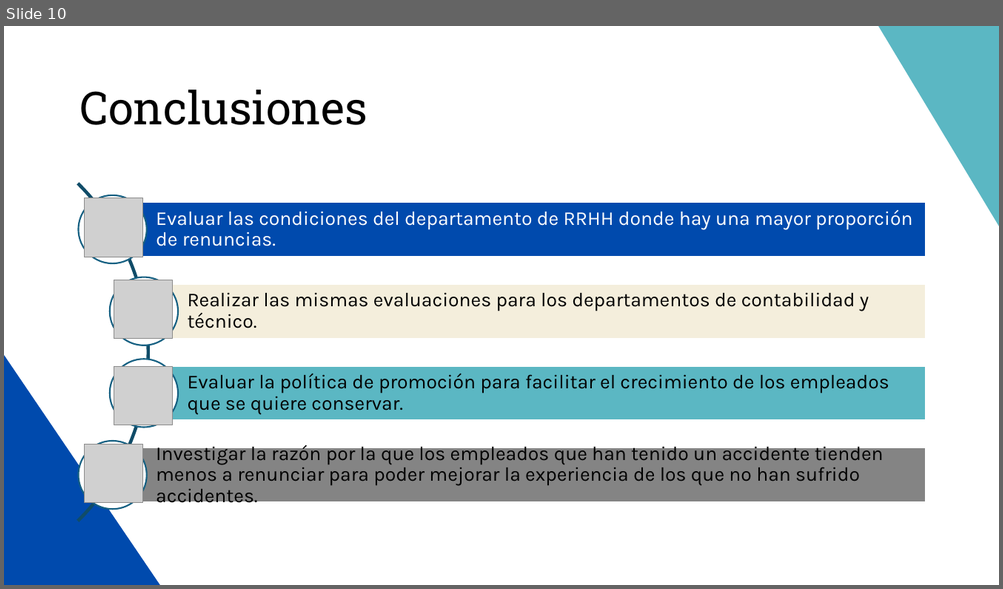
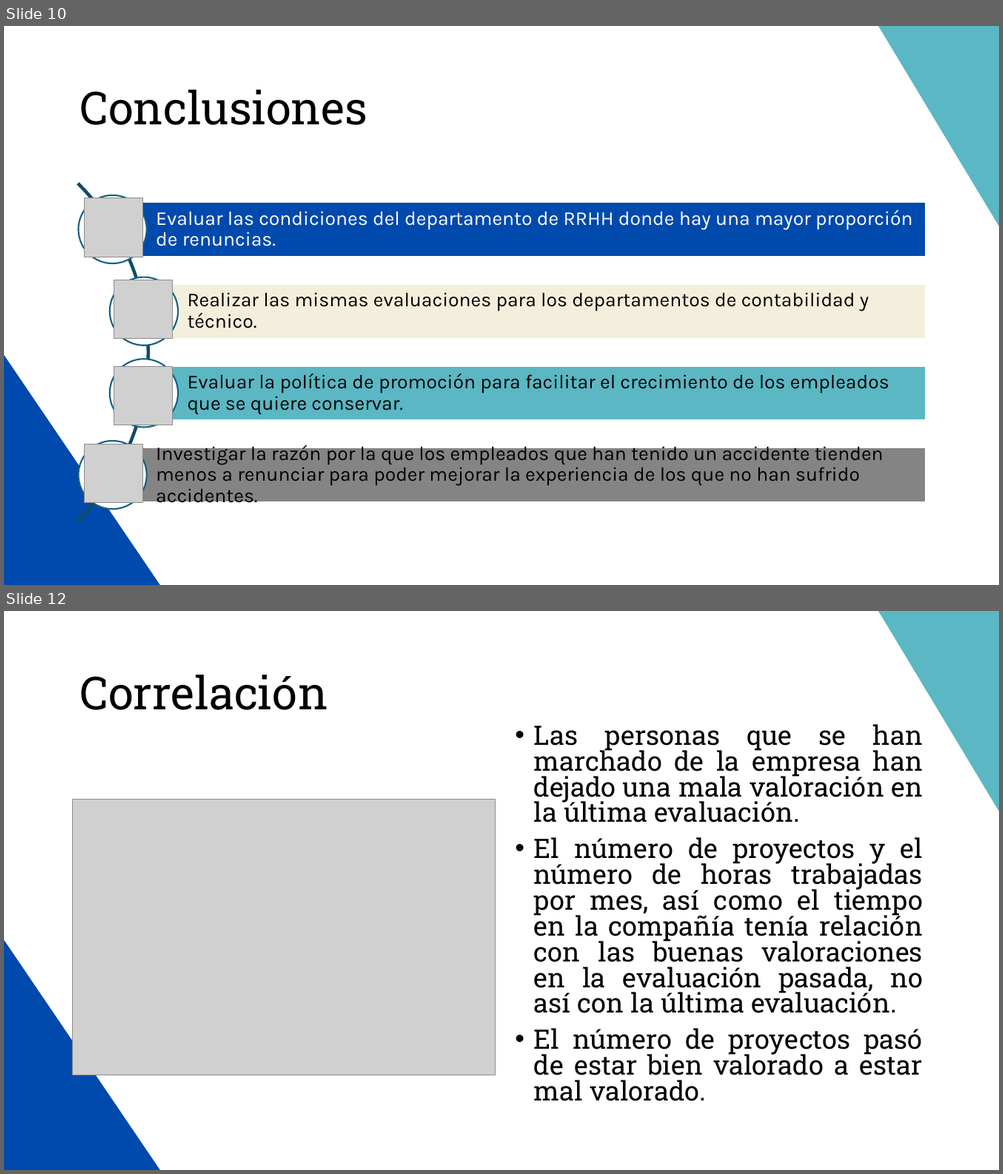
Before and after one commit to MiguelAMeloM/Miguel_DataAnalytics, a slide deck: RRHH/Data_Storytelling.pptx. Shown one above the other, each under a label of ours: slide 10 before the commit, slides 10 and 12 after it; the slides between them are not shown. The pictures are 1003x589 and 1003x1174 pixels, drawn with LibreOffice and Linux fonts; fonts in the diff are those of the drawing; grey boxes stand for pictures. Boxes give left, top, right and bottom in pixels: in the first picture for what was removed or moved away, otherwise in the second. Text is boxed around its words. In the diff, an @@ line names an element or a change of style, - is before the commit and + after.

```diff
--- a/RRHH/Data_Storytelling.pptx
+++ b/RRHH/Data_Storytelling.pptx
@@ slide 12 added at [4,611,999,1170], background #FFFFFF; not listed: 2 template elements that a slide beside it also shows @@
@@ title added at [79,675,327,710], 44 pt, text #000000 @@
+Correlación
@@ text added at [534,724,922,1102], 25.9 pt, text #000000 @@
+• Las personas que se han marchado de la empresa han dejado una mala valoración en la última evaluación.
+• El número de proyectos y el número de horas trabajadas por mes, así como el tiempo en la compañía tenía relación con las buenas valoraciones en la evaluación pasada, no así con la última evaluación.
+• El número de proyectos pasó de estar bien valorado a estar mal valorado.
@@ picture added at [73,800,495,1076] @@
```
Also in this commit, not shown: 7 other slides added, 1 other file.
